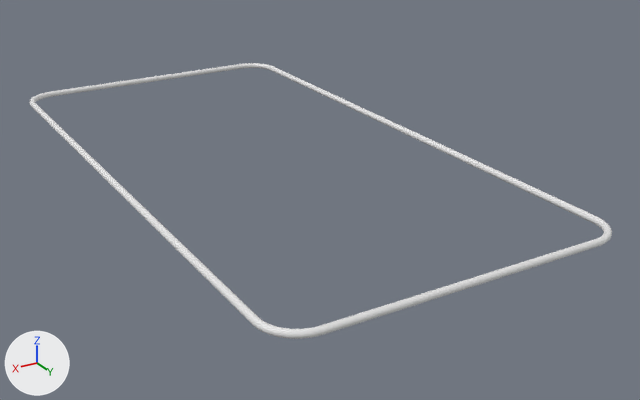
Two versions of the Blender file Data/Blender/Map/Contour/selector_2.blend, one commit apart.
One viewpoint serves both versions: a camera (50 mm lens) standing at (12.2, 23.5, 9.7) and looking at (-1.1, 1.4, -1.4). Every picture has the same lights, and +X, +Y and +Z are marked at lower left. The older version comes first.

Names of what the first picture shows: 'CheminRectangle'.
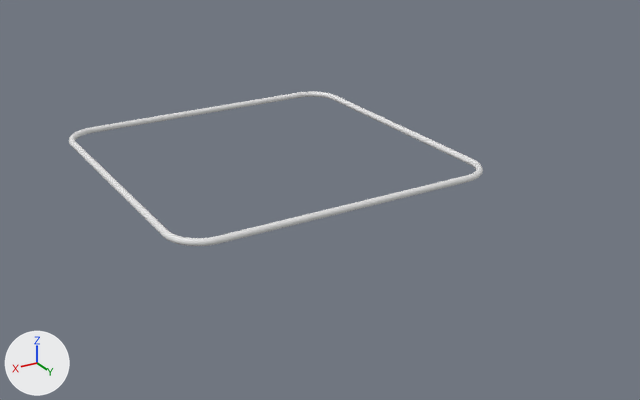
Where the change shows, as pixel boxes (x1, y1, x2, y2) in the pictures (640 x 400 px):
'CheminRectangle', reshaped (29% narrower, 44% shorter)
    before: (29, 63, 612, 339)
    after: (69, 91, 483, 246)

What changed in the scene script:
```text
Change cu_chemintuyau_005:
    where _sp = cu_chemintuyau_005.splines.new('POLY'); _sp.points.add(31)
    remove _sp.points.foreach_set('co', [5.0, 9.0, 0.0, 1.0, 4.975, 9.223, 0.0, 1.0, 4.901, 9.434, 0.0, 1.0, 4.782, 9.623, 0.0, 1.0, 4.623, 9.782, 0.0, 1.0, 4.434, 9.901, 0.0, 1.0, 4.223, 9.975, 0.0, 1.0, 4.0, 10.0, 0.0, 1.0, -4.0, 10.0, 0.0, 1.0, -4.223, 9.975, 0.0, 1.0, -4.434, 9.901, 0.0, 1.0, -4.623, 9.782, 0.0, 1.0, -4.782, 9.623, 0.0, 1.0, -4.901, 9.434, 0.0, 1.0, -4.975, 9.223, 0.0, 1.0, -5.0, 9.0, 0.0, 1.0, -5.0, -9.0, 0.0, 1.0, -4.975, -9.223, 0.0, 1.0, -4.901, -9.434, 0.0, 1.0, -4.782, -9.623, 0.0, 1.0, -4.623, -9.782, 0.0, 1.0, -4.434, -9.901, 0.0, 1.0, -4.223, -9.975, 0.0, 1.0, -4.0, -10.0, 0.0, 1.0, 4.0, -10.0, 0.0, 1.0, 4.223, -9.975, 0.0, 1.0, 4.434, -9.901, 0.0, 1.0, 4.623, -9.782, 0.0, 1.0, 4.782, -9.623, 0.0, 1.0, 4.901, -9.434, 0.0, 1.0, 4.975, -9.223, 0.0, 1.0, 5.0, -9.0, 0.0, 1.0])
    add _sp.points.foreach_set('co', [5.0, 4.0, 0.0, 1.0, 4.975, 4.223, 0.0, 1.0, 4.901, 4.434, 0.0, 1.0, 4.782, 4.623, 0.0, 1.0, 4.623, 4.782, 0.0, 1.0, 4.434, 4.901, 0.0, 1.0, 4.223, 4.975, 0.0, 1.0, 4.0, 5.0, 0.0, 1.0, -4.0, 5.0, 0.0, 1.0, -4.223, 4.975, 0.0, 1.0, -4.434, 4.901, 0.0, 1.0, -4.623, 4.782, 0.0, 1.0, -4.782, 4.623, 0.0, 1.0, -4.901, 4.434, 0.0, 1.0, -4.975, 4.223, 0.0, 1.0, -5.0, 4.0, 0.0, 1.0, -5.0, -4.0, 0.0, 1.0, -4.975, -4.223, 0.0, 1.0, -4.901, -4.434, 0.0, 1.0, -4.782, -4.623, 0.0, 1.0, -4.623, -4.782, 0.0, 1.0, -4.434, -4.901, 0.0, 1.0, -4.223, -4.975, 0.0, 1.0, -4.0, -5.0, 0.0, 1.0, 4.0, -5.0, 0.0, 1.0, 4.223, -4.975, 0.0, 1.0, 4.434, -4.901, 0.0, 1.0, 4.623, -4.782, 0.0, 1.0, 4.782, -4.623, 0.0, 1.0, 4.901, -4.434, 0.0, 1.0, 4.975, -4.223, 0.0, 1.0, 5.0, -4.0, 0.0, 1.0])
```
